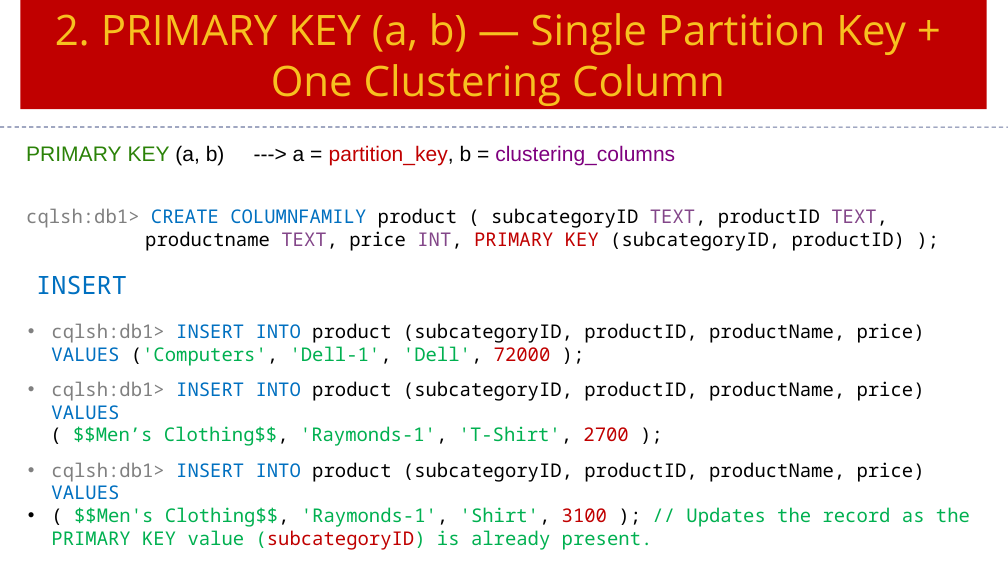
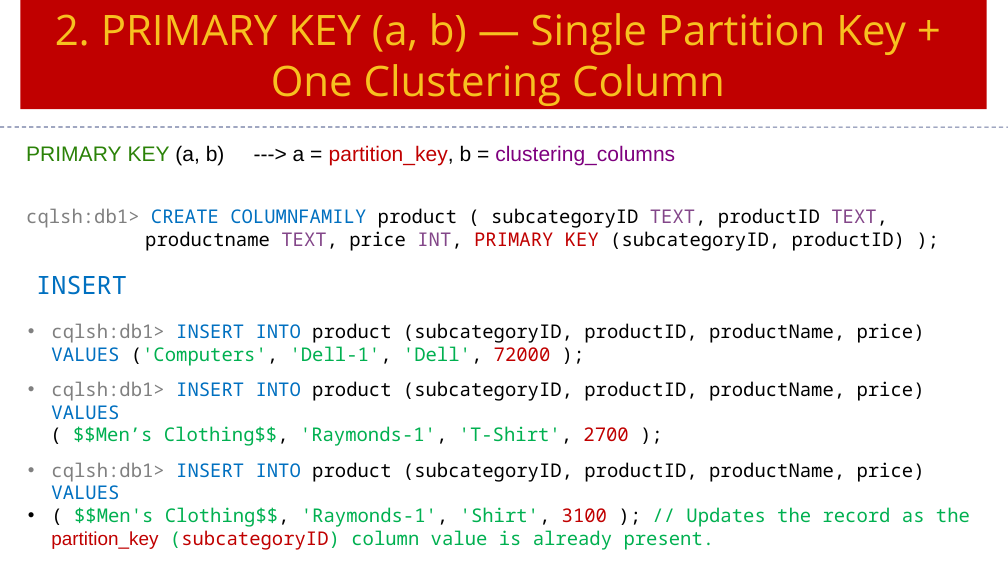
Before and after one commit to Saleel-Bagde/PPT-s, a slide deck: slide 22 of Cassandra Ver3.pptx. Drawn at 1008x567 pixels with LibreOffice and Linux fonts; fonts in the diff are those of the drawing. Boxes give left, top, right and bottom in pixels: in the first picture for what was removed or moved away, otherwise in the second. Text is boxed around its words. In the diff, an @@ line names an element or a change of style, - is before the commit and + after.

```diff
--- a/Cassandra Ver3.pptx
+++ b/Cassandra Ver3.pptx
@@ text at box(51, 507, 970, 550): text changed @@
-• ( $$Men's Clothing$$, 'Raymonds-1', 'Shirt', 3100 ); // Updates the record as the PRIMARY KEY value (subcategoryID) is already present.
+• ( $$Men's Clothing$$, 'Raymonds-1', 'Shirt', 3100 ); // Updates the record as the partition_key (subcategoryID) column value is already present.
```
Also in this commit, not shown: 1 other slide changed, 2 slides added.
